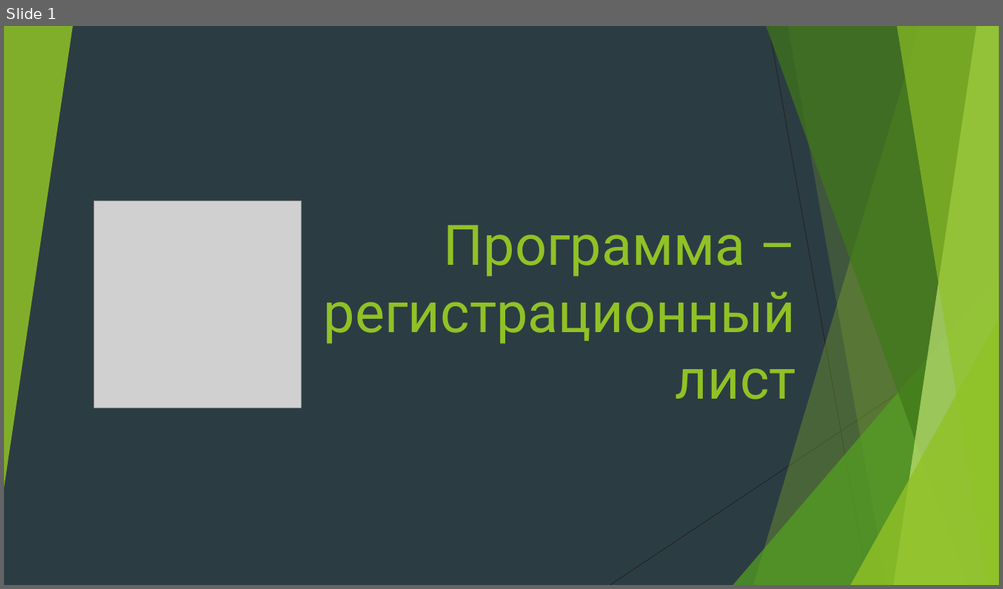
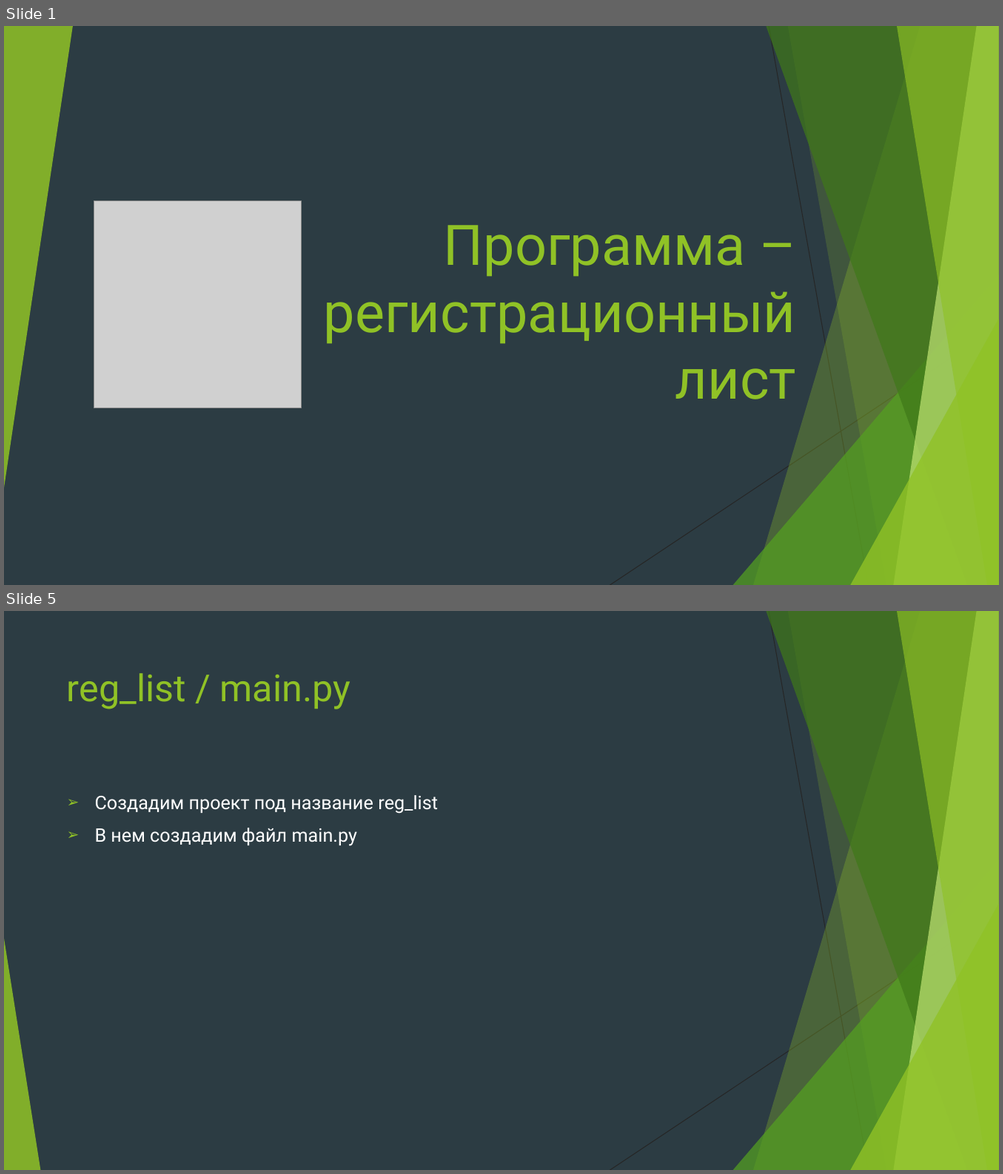
Before and after one commit to Yegor9151/for_corund, a slide deck: course_project_for_korund/ver 1.1/уроки/урок 6.pptx. Shown one above the other, each under a label of ours: slide 1 before the commit, slides 1 and 5 after it; the slides between them are not shown. The pictures are 1003x589 and 1003x1174 pixels, drawn with LibreOffice and Linux fonts; fonts in the diff are those of the drawing; grey boxes stand for pictures. Boxes give left, top, right and bottom in pixels: in the first picture for what was removed or moved away, otherwise in the second. Text is boxed around its words. In the diff, an @@ line names an element or a change of style, - is before the commit and + after.

```diff
--- a/course_project_for_korund/ver 1.1/уроки/урок 6.pptx
+++ b/course_project_for_korund/ver 1.1/уроки/урок 6.pptx
@@ slide 5 added at <box>4,611,999,1170</box>, background #2C3C43; not listed: 9 template elements that a slide beside it also shows @@
@@ title added at <box>67,673,351,709</box>, 36 pt, text #90C226 @@
+reg_list / main.py
@@ text added at <box>95,795,438,846</box>, 18 pt, text #FFFFFF @@
+➢ Cоздадим проект под название reg_list
+➢ В нем создадим файл main.py
@@ triangle added at <box>4,939,40,1170</box>, fill #90C226 at 85% opacity @@
```
Also in this commit, not shown: 5 slides changed, 17 other slides added.
